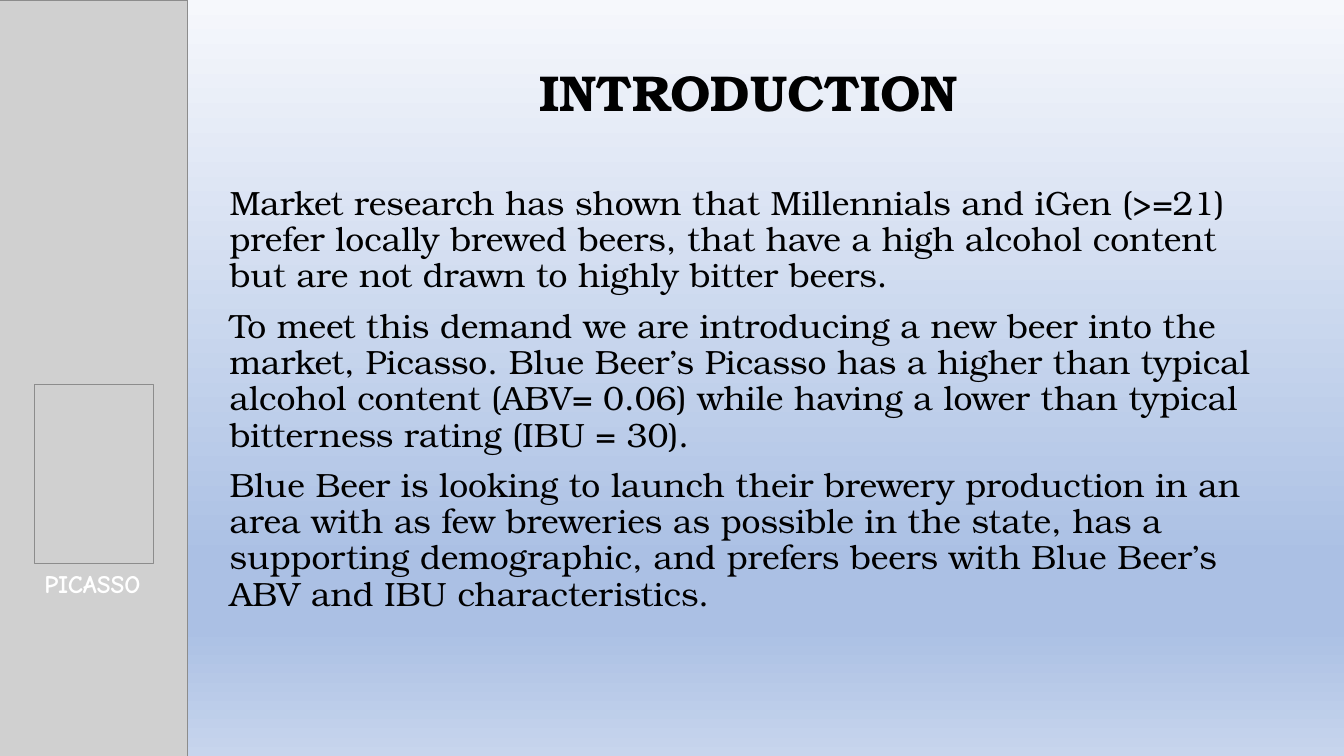
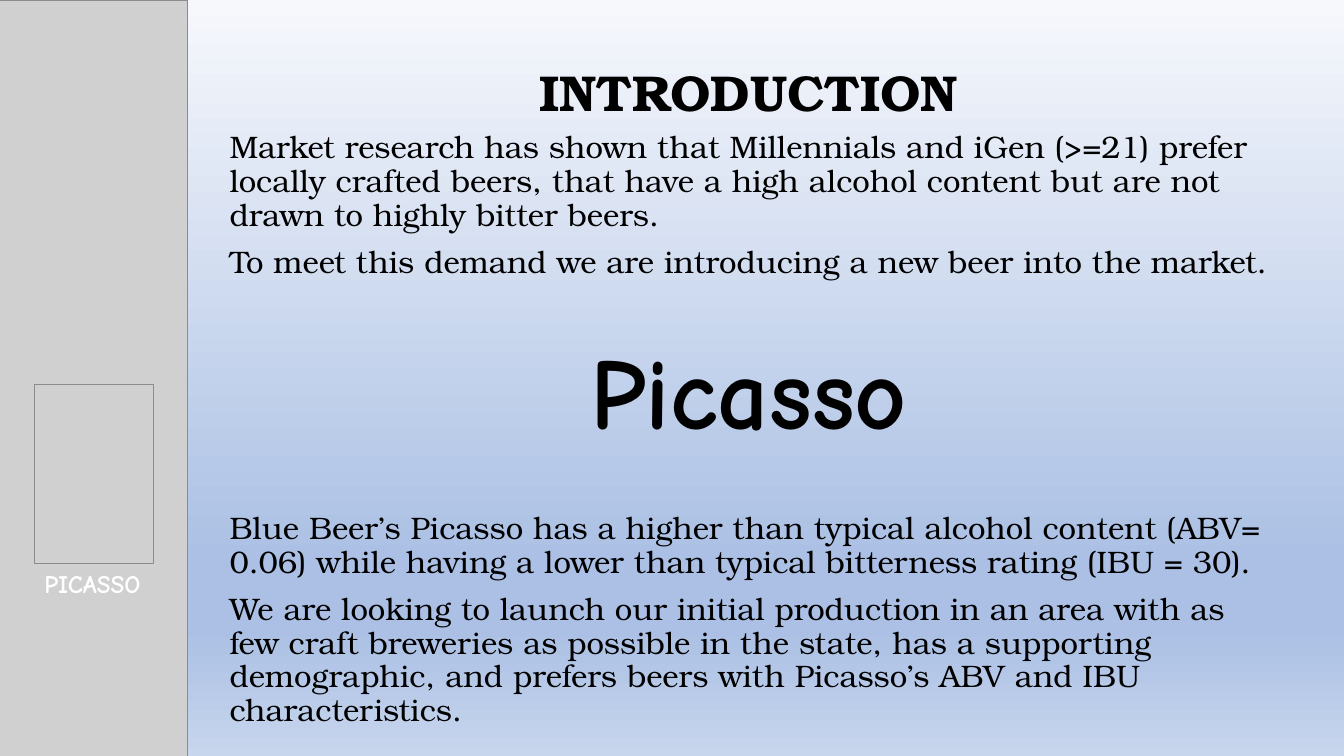
Before and after one commit to kjurekSMU/6306_JKT_Case_Study_1, a slide deck: slide 2 of Beer_Expansion_Project.pptx. Drawn at 1344x756 pixels with LibreOffice and Linux fonts; fonts in the diff are those of the drawing; grey boxes stand for pictures. Boxes give left, top, right and bottom in pixels: in the first picture for what was removed or moved away, otherwise in the second. Text is boxed around its words. In the diff, an @@ line names an element or a change of style, - is before the commit and + after.

```diff
--- a/Beer_Expansion_Project.pptx
+++ b/Beer_Expansion_Project.pptx
@@ subtitle at <box>230,135,1267,722</box>: text changed; size 24 to 22.2 pt @@
-Market research has shown that Millennials and iGen (>=21) prefer locally brewed beers, that have a high alcohol content but are not drawn to highly bitter beers.
-To meet this demand we are introducing a new beer into the market, Picasso. Blue Beer’s Picasso has a higher than typical alcohol content (ABV= 0.06) while having a lower than typical bitterness rating (IBU = 30).
-Blue Beer is looking to launch their brewery production in an area with as few breweries as possible in the state, has a supporting demographic, and prefers beers with Blue Beer’s ABV and IBU characteristics.
+Market research has shown that Millennials and iGen (>=21) prefer locally crafted beers, that have a high alcohol content but are not drawn to highly bitter beers.
+To meet this demand we are introducing a new beer into the market.
+Picasso
+Blue Beer’s Picasso has a higher than typical alcohol content (ABV= 0.06) while having a lower than typical bitterness rating (IBU = 30).
+We are looking to launch our initial production in an area with as few craft breweries as possible in the state, has a supporting demographic, and prefers beers with Picasso’s ABV and IBU characteristics.
```
Also in this commit, not shown: 10 other slides changed.
